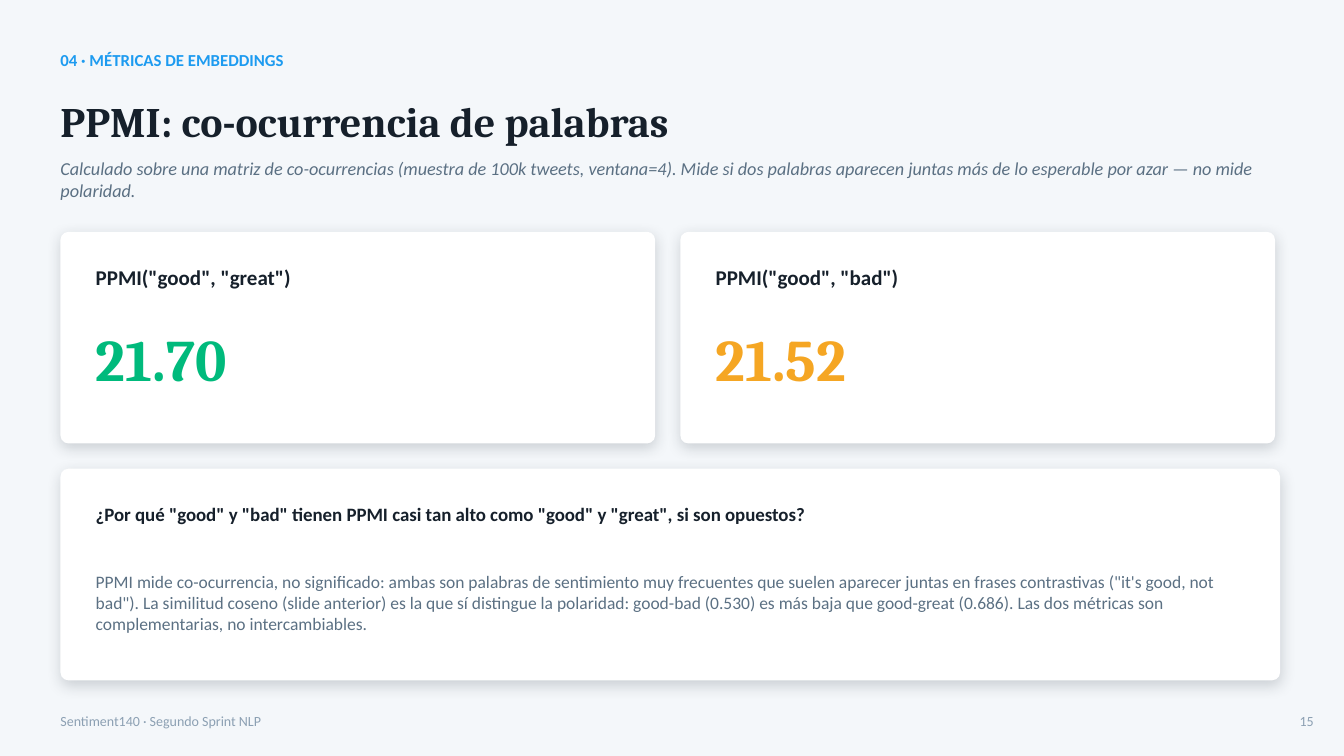
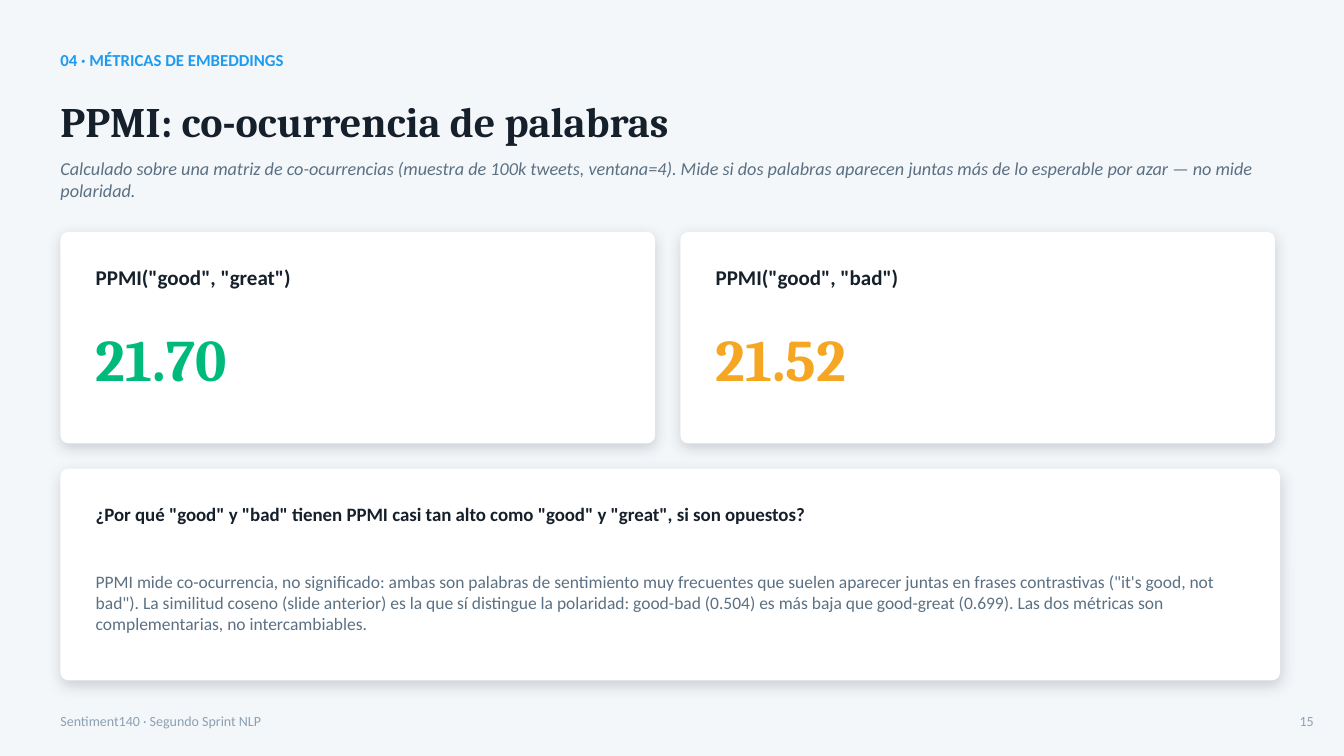
Before and after one commit to XioSawin/DiplomaturaIA, a slide deck: slide 17 of TP3/TP_Sprint2_Presentacion_Resultados.pptx. Drawn at 1344x756 pixels with LibreOffice and Linux fonts; fonts in the diff are those of the drawing. Boxes give left, top, right and bottom in pixels: in the first picture for what was removed or moved away, otherwise in the second. Text is boxed around its words. In the diff, an @@ line names an element or a change of style, - is before the commit and + after.

```diff
--- a/TP3/TP_Sprint2_Presentacion_Resultados.pptx
+++ b/TP3/TP_Sprint2_Presentacion_Resultados.pptx
@@ text at [96,575,1214,633]: text changed @@
-PPMI mide co-ocurrencia, no significado: ambas son palabras de sentimiento muy frecuentes que suelen aparecer juntas en frases contrastivas ("it's good, not bad"). La similitud coseno (slide anterior) es la que sí distingue la polaridad: good-bad (0.530) es más baja que good-great (0.686). Las dos métricas son complementarias, no intercambiables.
+PPMI mide co-ocurrencia, no significado: ambas son palabras de sentimiento muy frecuentes que suelen aparecer juntas en frases contrastivas ("it's good, not bad"). La similitud coseno (slide anterior) es la que sí distingue la polaridad: good-bad (0.504) es más baja que good-great (0.699). Las dos métricas son complementarias, no intercambiables.
```
Also in this commit, not shown: 8 other slides changed.
